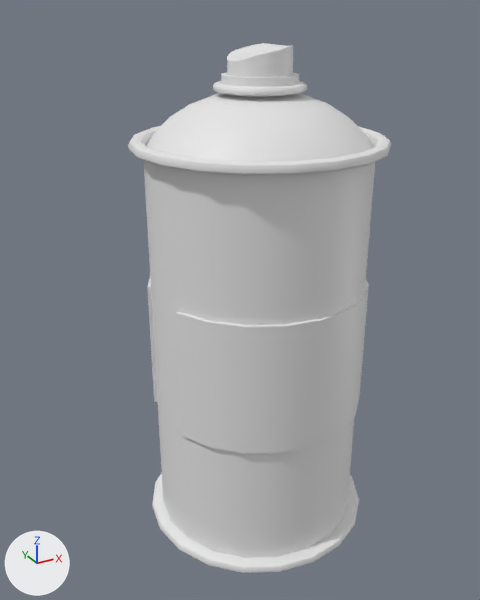
The FBX model Assets/Art/Tower/Spray/Spray.fbx: old version first, new version second.
One viewpoint serves both versions: a 50 mm camera at (-2.37, -4.03, 3.92) aimed at (-0.05, 0.18, 1.81). The lights are fixed; the arrows at lower left show +X, +Y and +Z. Where no turn or scale is listed for an object, it has been applied to the vertices.

Objects in the first picture: 'Cylinder', 'Dop'.
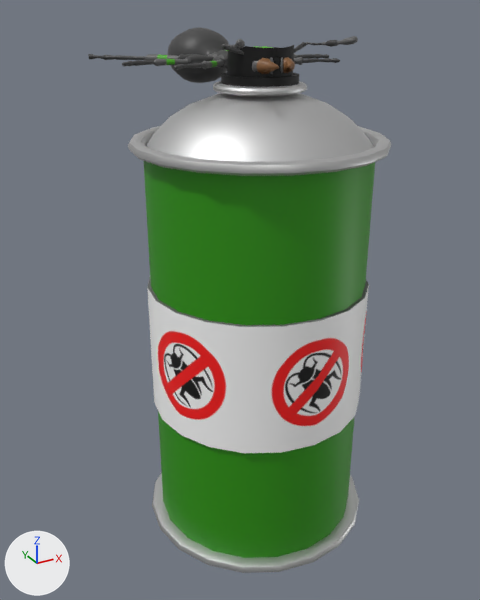
Patch to the scene script:
```diff
--- a/Assets/Art/Tower/Spray/Spray.fbx.py
+++ b/Assets/Art/Tower/Spray/Spray.fbx.py
@@ img_spray_defaultmaterial_albedotransparency_png @@
+img_spray_defaultmaterial_albedotransparency_png = load_image('Spray_DefaultMaterial_AlbedoTransparency.png', '../../Enemies/Textures/Spray/Spray_DefaultMaterial_AlbedoTransparency.png', 2048, 2048, 'sRGB')
@@ img_spray_defaultmaterial_metallicsmoothness_png @@
+img_spray_defaultmaterial_metallicsmoothness_png = load_image('Spray_DefaultMaterial_MetallicSmoothness.png', '../../Enemies/Textures/Spray/Spray_DefaultMaterial_MetallicSmoothness.png', 2048, 2048, 'Non-Color')
@@ img_mier_defaultmaterial_metallicsmoothness_png @@
+img_mier_defaultmaterial_metallicsmoothness_png = load_image('Mier_DefaultMaterial_MetallicSmoothness.png', '../../Enemies/Textures/Mier/Base/Mier_DefaultMaterial_MetallicSmoothness.png', 2048, 2048, 'Non-Color')
@@ img_mier_defaultmaterial_albedotransparency_png @@
+img_mier_defaultmaterial_albedotransparency_png = load_image('Mier_DefaultMaterial_AlbedoTransparency.png', '../../Enemies/Textures/Mier/Base/Mier_DefaultMaterial_AlbedoTransparency.png', 2048, 2048, 'sRGB')
@@ img_mier2_tower_albedotransparency_png @@
+img_mier2_tower_albedotransparency_png = load_image('Mier2_Tower_AlbedoTransparency.png', '../../Enemies/Textures/Mier/spray/Mier2_Tower_AlbedoTransparency.png', 2048, 2048, 'sRGB')
@@ img_mier2_tower_metallicsmoothness_png @@
+img_mier2_tower_metallicsmoothness_png = load_image('Mier2_Tower_MetallicSmoothness.png', '../../Enemies/Textures/Mier/spray/Mier2_Tower_MetallicSmoothness.png', 2048, 2048, 'Non-Color')
@@ mat_spray @@
+mat_spray = bpy.data.materials.new('spray')
+# uses the picture img_spray_defaultmaterial_albedotransparency_png
+# uses the picture img_spray_defaultmaterial_metallicsmoothness_png
@@ mat_can @@
+mat_can = bpy.data.materials.new('can')
+# uses the picture img_spray_defaultmaterial_albedotransparency_png
+# uses the picture img_spray_defaultmaterial_metallicsmoothness_png
@@ mat_base @@
+mat_base = bpy.data.materials.new('Base')
+# uses the picture img_mier_defaultmaterial_albedotransparency_png
+# uses the picture img_mier_defaultmaterial_metallicsmoothness_png
@@ mat_tower @@
+mat_tower = bpy.data.materials.new('Tower')
+# uses the picture img_mier2_tower_albedotransparency_png
+# uses the picture img_mier2_tower_metallicsmoothness_png
@@ me_cylinder_002 @@
 me_cylinder_002.from_pydata(...)  # 40 vertices, 30 faces; spans x -0.222..0.217, y -0.22..0.22, z 0.0..0.184
 # used by ob_dop; location = (0.0, 0.0, 3.515)
+# me_cylinder_002 part 2: the whole mesh is turned -90 degrees about the z axis through the mesh origin
+me_cylinder_002.materials.append(mat_spray)
@@ me_cylinder_001 @@
 me_cylinder_001.from_pydata(...)  # 658 vertices, 638 faces; spans x -0.9..0.9, y -0.9..0.9, z 0.0..3.52
 # used by ob_cylinder; location = (0.0, 0.0, 0.0)
+# me_cylinder_001 part 1: the whole mesh is turned -90 degrees about the z axis through its middle
+me_cylinder_001.materials.append(mat_can)
@@ me_circle_001 @@
+me_circle_001.from_pydata(...)  # 4250 vertices, 4288 faces; spans x -0.82..0.82, y -0.94..0.83, z -0.14..0.27
+# faces by material slot: [4160, 128]
+me_circle_001.materials.append(mat_base)
+me_circle_001.materials.append(mat_tower)
@@ ob_circle @@
+ob_circle = bpy.data.objects.new('Circle', me_circle_001)
+ob_circle.location = (0.0, 0.458, 3.515)
```

Where the change shows, as pixel boxes (x1, y1, x2, y2) in the pictures (480 x 600 px):
'Cylinder', recoloured, mesh turned: (128, 73, 391, 573) in both
'Circle', added: after (88, 27, 358, 83)
    faces in mat_base: (88, 27, 358, 83)
    faces in mat_tower: (157, 46, 273, 68)
'Dop', recoloured, mesh turned (grey to black): before (227, 43, 293, 77); after (227, 45, 294, 77)
